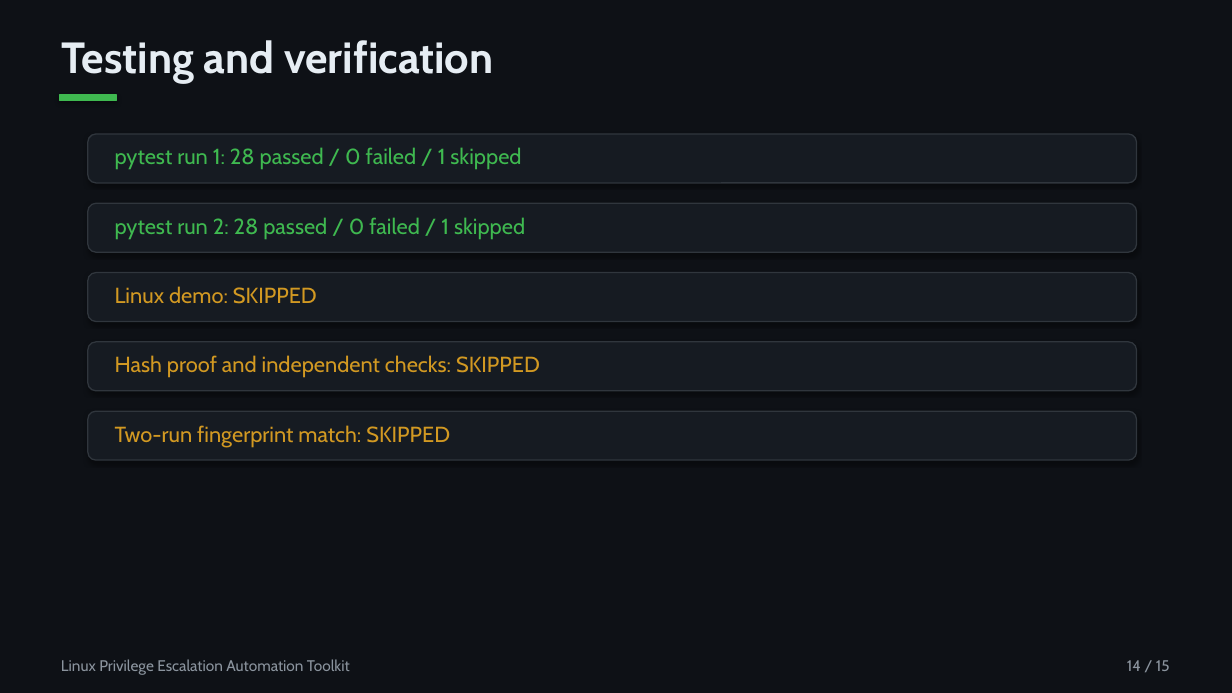
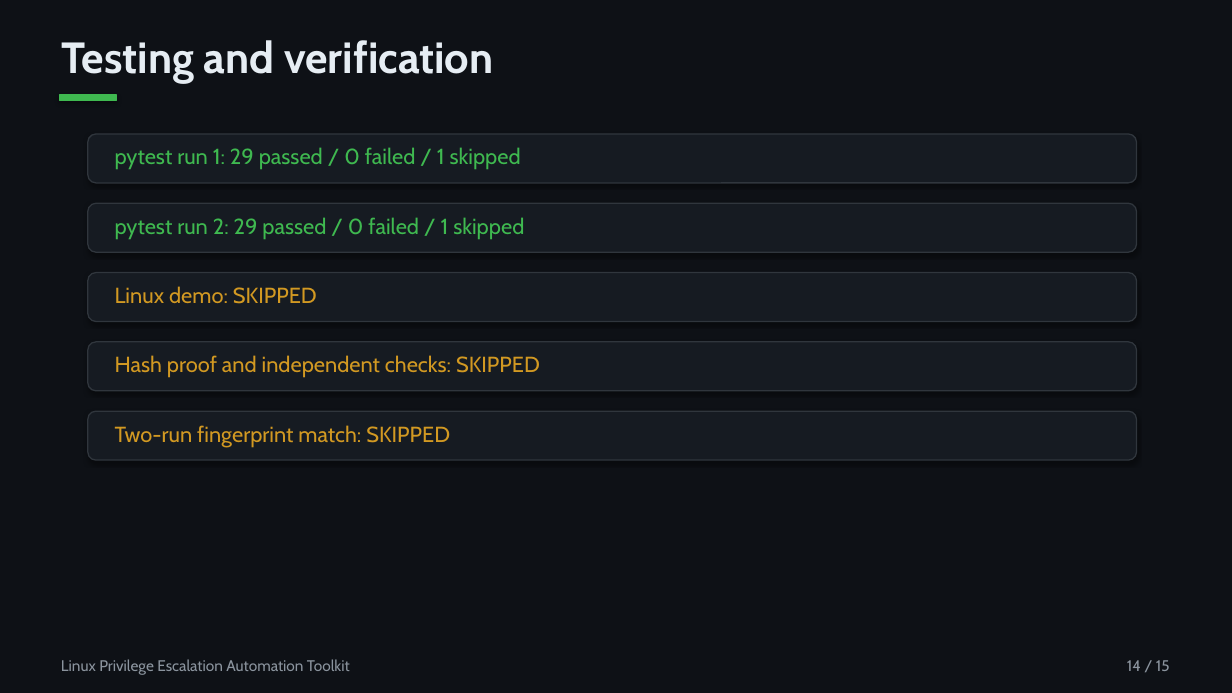
Before and after one commit to Vecesta-co/linux-privesc-toolkit, a slide deck: slide 14 of docs/Final_Presentation.pptx. Drawn at 1232x693 pixels with LibreOffice and Linux fonts; fonts in the diff are those of the drawing. Boxes give left, top, right and bottom in pixels: in the first picture for what was removed or moved away, otherwise in the second. Text is boxed around its words. In the diff, an @@ line names an element or a change of style, - is before the commit and + after.

```diff
--- a/docs/Final_Presentation.pptx
+++ b/docs/Final_Presentation.pptx
@@ text at [115, 147, 521, 170]: text changed @@
-pytest run 1: 28 passed / 0 failed / 1 skipped
+pytest run 1: 29 passed / 0 failed / 1 skipped
@@ text at [115, 217, 524, 240]: text changed @@
-pytest run 2: 28 passed / 0 failed / 1 skipped
+pytest run 2: 29 passed / 0 failed / 1 skipped
```
Also in this commit, not shown: 35 other files.
